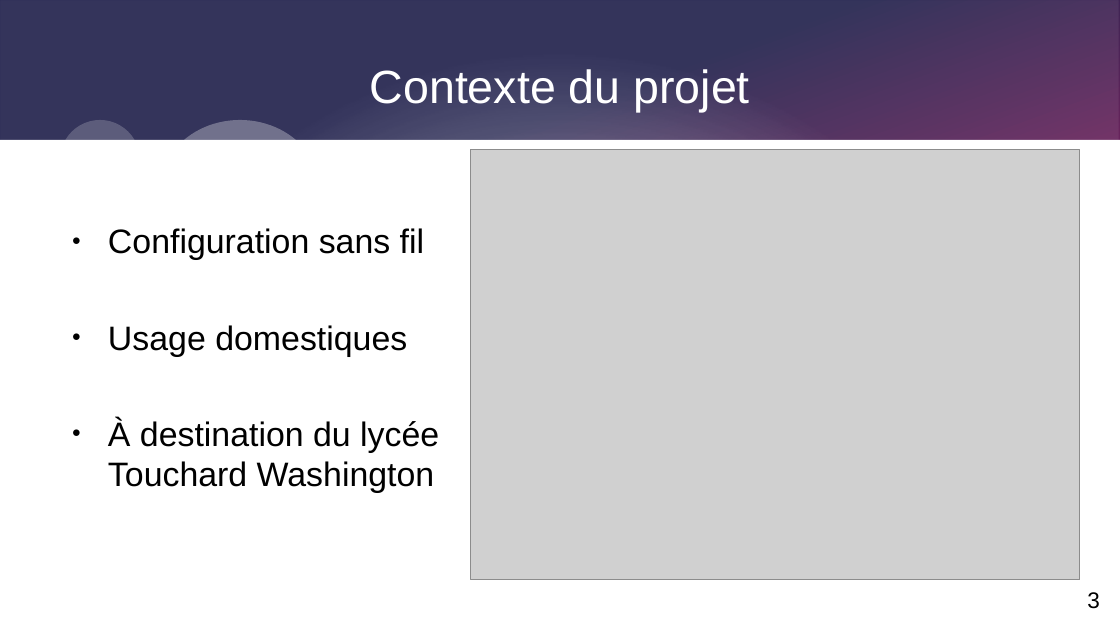
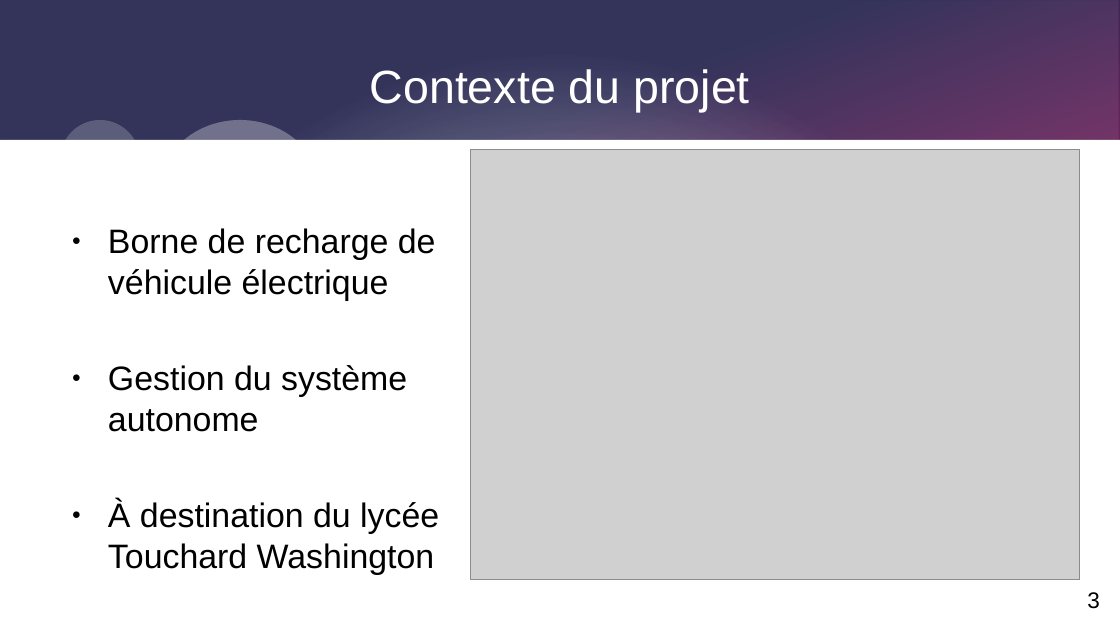
Before and after one commit to Corentinh2/PROJET_GESTIONNAIRE_DE_CHARGE, a slide deck: slide 3 of revue1/diapo_revue_1.odp. Drawn at 1120x630 pixels with LibreOffice and Linux fonts; fonts in the diff are those of the drawing; grey boxes stand for pictures. Boxes give left, top, right and bottom in pixels: in the first picture for what was removed or moved away, otherwise in the second. Text is boxed around its words. In the diff, an @@ line names an element or a change of style, - is before the commit and + after.

```diff
--- a/revue1/diapo_revue_1.odp
+++ b/revue1/diapo_revue_1.odp
@@ text at bbox=[108, 228, 436, 432]: text changed @@
-● Configuration sans fil
-● Usage domestiques
+● Borne de recharge de véhicule électrique
+● Gestion du système autonome
```
Also in this commit, not shown: 1 slide removed, 5 other files.
